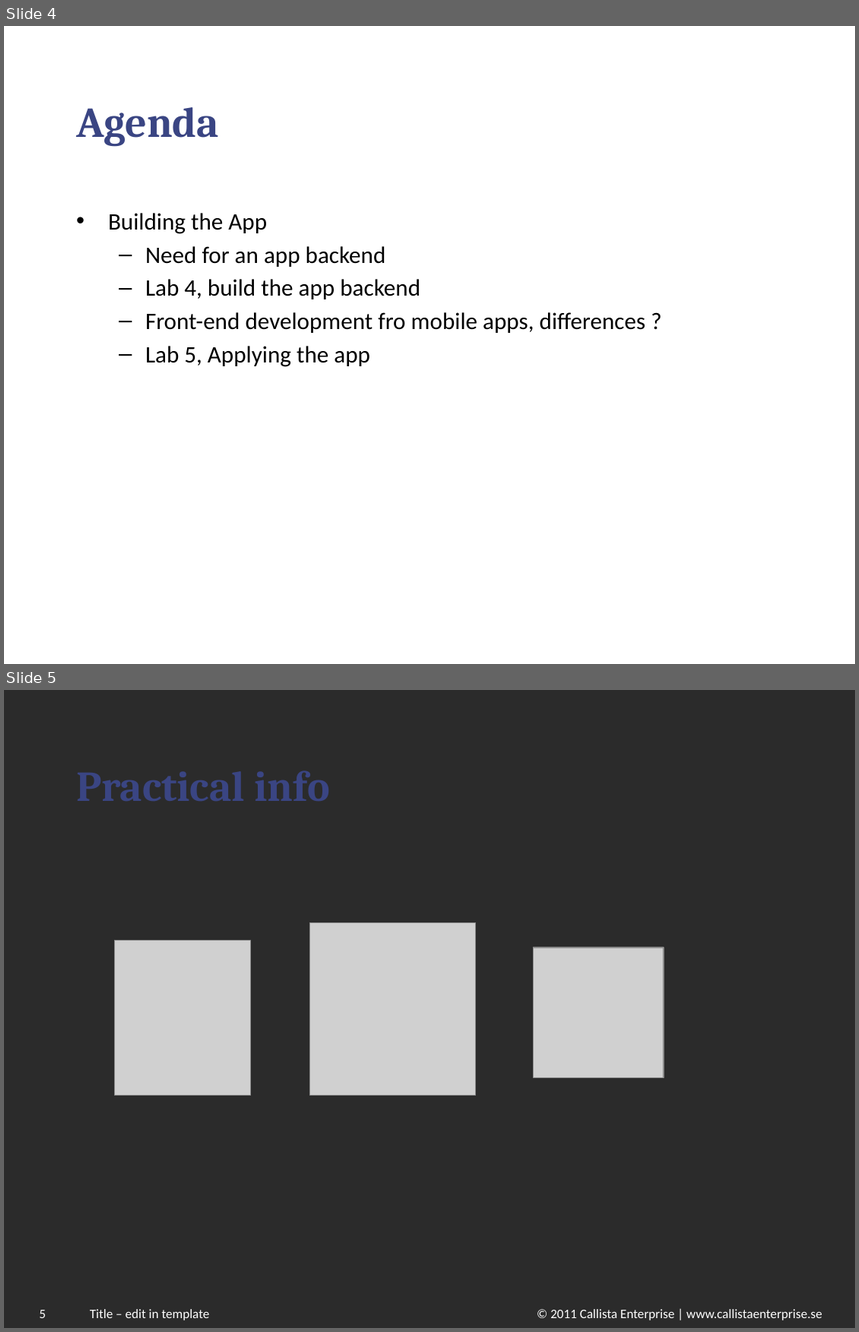
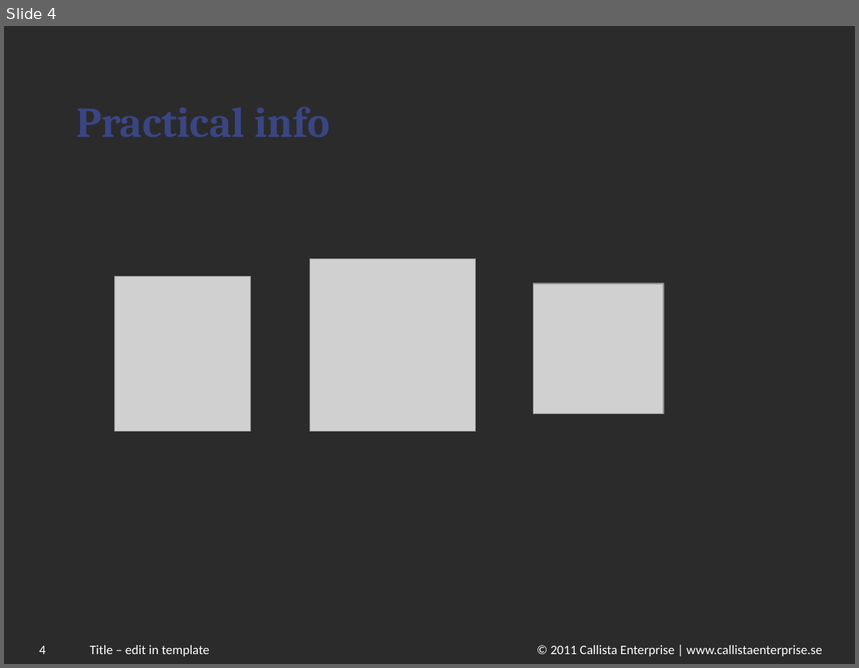
Before and after one commit to chilmers/cadec-healthcare-api-tutorial, a slide deck: Cadec-vårdens-apier.pptx. Shown one above the other, each under a label of ours: slides 4 and 5 before the commit, slide 4 after it. The pictures are 859x1332 and 859x668 pixels, drawn with LibreOffice and Linux fonts; fonts in the diff are those of the drawing; grey boxes stand for pictures; background and template pictures are left out; a plain dark background stands for a picture behind light text. Boxes give left, top, right and bottom in pixels: in the first picture for what was removed or moved away, otherwise in the second. Text is boxed around its words. In the diff, an @@ line names an element or a change of style, - is before the commit and + after.

```diff
--- a/Cadec-vårdens-apier.pptx
+++ b/Cadec-vårdens-apier.pptx
@@ slide 4 removed at (4, 26, 855, 664), background picture (left out); not listed: 2 template elements that a slide beside it also shows @@
@@ title removed at (76, 107, 219, 146) @@
-Agenda
@@ text removed at (108, 213, 646, 367) @@
-• Building the App
-  – Need for an app backend
-  – Lab 4, build the app backend
-  – Front-end development fro mobile apps, differences ?
-  – Lab 5, Applying the app
@@ page number removed at (31, 638, 68, 664) @@
-4
@@ what was slide 5 is now slide 4 @@
@@ page number at (39, 646, 46, 655): text changed @@
-5
+4
```
Also in this commit, not shown: 3 slides changed, 2 slides added.
